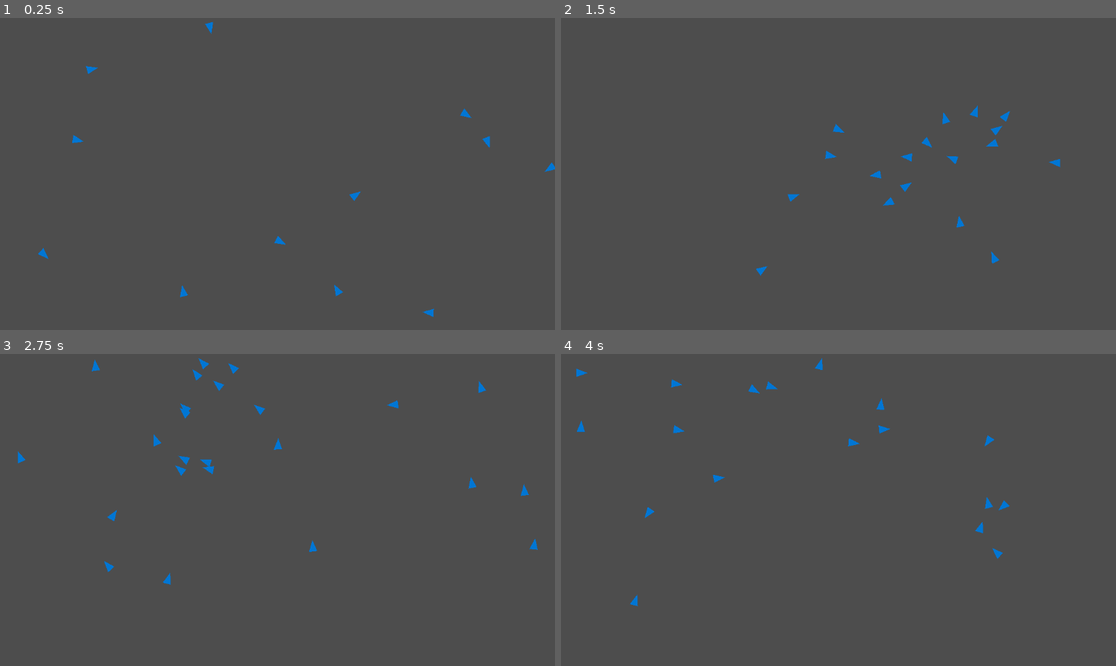
Above: before the commit, frames 1-4 (two rows, left to right).
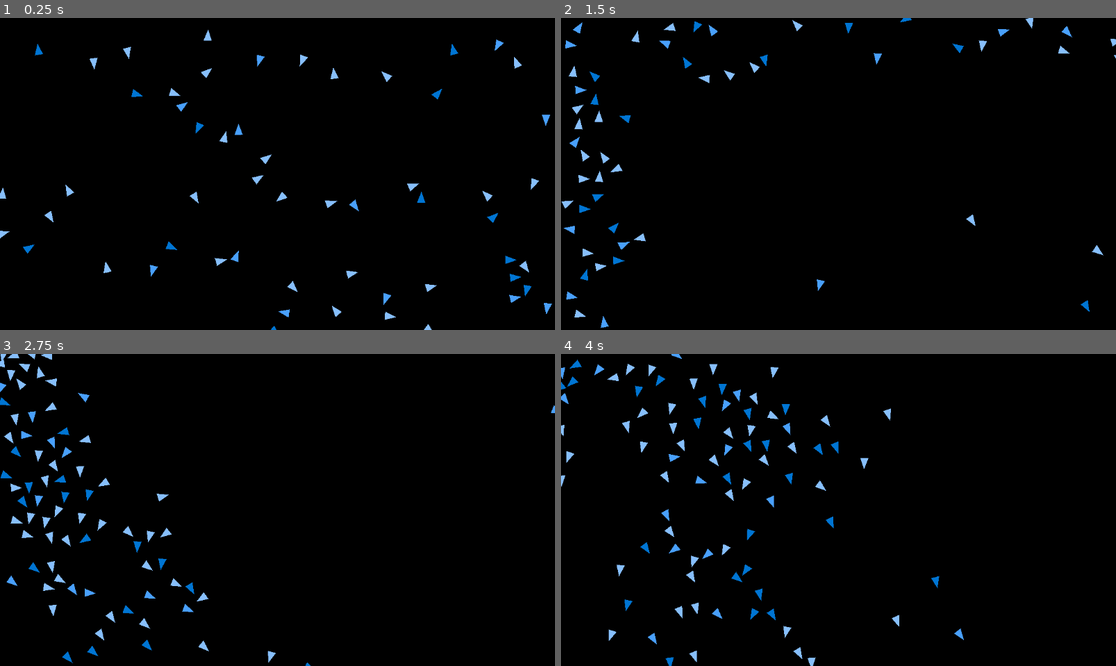
Above: after the commit, the same moments.

Repository: ManjotSingh08x/BoidSimulations
Game: Godot game, scene res://Game.tscn
Same seed, same stepped clock (60 frames per second), same inputs: the game is played once before the commit and once after it.
Inputs (mouse positions are in pixels of both pictures, inside the frame that each line leads up to):
- Up to frame 1 (0.25 s): no input
- Up to frame 2 (1.5 s): move the mouse to (960, 158) at 0.52 s; press the mouse at (960, 158) at 0.53 s; move the mouse to (727, 189) at 1.27 s; release the mouse at (727, 189) at 1.28 s; click (727, 189) at 1.35 s
- Up to frame 3 (2.75 s): move the mouse to (333, 441) at 2.02 s; press the mouse at (333, 441) at 2.03 s
- Up to frame 4 (4 s): move the mouse to (810, 572) at 2.77 s; release the mouse at (810, 572) at 2.78 s; click (810, 572) at 2.85 s; move the mouse to (1005, 556) at 3.52 s; press the mouse at (1005, 556) at 3.53 s

The runs differ from the first frame. In frame 1, 100% of the frame differs, in the area x 0-100%, y 0-100%; in frame 2, 100%; in frame 3, 100%; in frame 4, 100%.

Commit message:
Completed the basic physics logic

Diff:
--- a/Game.tscn
+++ b/Game.tscn
@@ -8,3 +8,9 @@
 
 [node name="Bird" parent="." instance=ExtResource("2_wk6sg")]
 position = Vector2(630, 308)
+
+[node name="ColorRect" type="ColorRect" parent="."]
+z_index = -1
+offset_right = 2780.0
+offset_bottom = 1476.0
+color = Color(0, 0, 0, 1)
--- a/bird.gd
+++ b/bird.gd
@@ -1,18 +1,32 @@
 extends RigidBody2D
-@export var SPEED = 1
-@export var rotation_speed = 50
+@export var SPEED = 200
+@export var MOUSE_STRENGTH = -500
+@export var COHESION_STRENGTH = 200
+@export var ALIGN_STRENGTH = 150
+@export var SEPERATION_STR = 6000
+@export var rotation_speed = 60
 @onready var screen_size = Vector2(1920, 991)
+@export var view_radius = 2
+var max_speed = 700
 var follow_mouse = false
 var num_flock_mates: int = 0
 var flockmates: Array = []
 @onready var game: Node2D = $".."
 @onready var all_birds = []
+@onready var polygon_2d: Polygon2D = $Polygon2D
+
 # Called when the node enters the scene tree for the first time.
 func _ready() -> void:
 	linear_velocity = SPEED*random_unit_vector()
 	var x = randf_range(0, screen_size.x)
 	var y = randf_range(0, screen_size.y)
 	position = Vector2(x,y)
+	if randi() % 3 == 0:
+		polygon_2d.color = Color(0,0.46,0.83,1)
+	elif randi() % 3 == 1:
+		polygon_2d.color = Color(0.29, 0.63, 0.99,1)
+	else:
+		polygon_2d.color = Color(0.53,0.75,0.99,1)
 
 	pass # Replace with function body.
 
@@ -22,22 +36,22 @@
 
 # Called every frame. 'delta' is the elapsed time since the previous frame.
 func _process(delta: float) -> void:
-	for bird in flockmates:
-		if not is_close(bird):
-			flockmates.erase(bird)
-	for bird in all_birds:
-		if is_close(bird):
-			flockmates.append(bird)
-
-	print(len(flockmates))
+	#draw_circle(Vector2(0, 0), view_radius, Color(255, 255, 255))
+	pass
 
 
 func _physics_process(delta: float) -> void:
 	wrap_bird()
+	var total_force:Vector2 = Vector2(0,0)
+	total_force += cohesion_force()
+	total_force += align_force()
+	total_force += seperation_force()
 	if follow_mouse:
-		var direction = (get_global_mouse_position() - global_position).normalized()
-		apply_force(direction * SPEED)
+		total_force += mouse_force()
+
+	apply_force(total_force)
 	rotatebird()
+	linear_velocity = linear_velocity.clamp(Vector2(-max_speed,-max_speed), Vector2(max_speed,max_speed))
 
 func _input(event: InputEvent) -> void:
 	if event is InputEventMouse and event.is_action_pressed("toggle follow"):
@@ -45,11 +59,15 @@
 
 
 func rotatebird():
-	var target_angle = rotation
 	if linear_velocity.length() > 0:
-		target_angle = linear_velocity.angle()
-	var angle_diff = fmod(target_angle - rotation + PI, 2 * PI) - PI
-	angular_velocity = angle_diff * rotation_speed  # Adjust rotation speed
+		var target_angle = linear_velocity.angle()
+		rotation = lerp_angle(rotation, target_angle, 0.1)  # Smooth transition
+#func rotatebird():
+	#var target_angle = rotation
+	#if linear_velocity.length() > 0:
+		#target_angle = linear_velocity.angle()
+	#var angle_diff = fmod(target_angle - rotation, 2 * PI)
+	#angular_velocity = angle_diff * rotation_speed  # Adjust rotation speed
 
 func random_unit_vector():
 	var x = randf_range(-1.0,1.0)
@@ -72,4 +90,53 @@
 	pass
 
 func is_close(other_bird):
-	pass
+	var dist = other_bird.position - position
+	return dist.length_squared() > view_radius * view_radius
+
+func _on_bird_exited(body: Node2D) -> void:
+	flockmates.erase(body)
+	pass # Replace with function body.
+
+func _on_bird_entered(body: Node2D) -> void:
+	flockmates.append(body)
+	pass # Replace with function body.
+
+func mouse_force():
+	var direction = (get_global_mouse_position() - global_position)
+	if direction.length() > 0:
+		direction = direction.normalized()
+
+	return direction*MOUSE_STRENGTH
+
+func cohesion_force():
+	var total_position = Vector2(0,0)
+	var length = len(flockmates)
+	if length > 1:
+		for flockmate in flockmates:
+			total_position += flockmate.position
+		var average_position = (total_position / length - position).normalized()
+		return average_position * COHESION_STRENGTH
+	return Vector2(0,0)
+
+func align_force():
+	var total_direction = Vector2(0,0)
+	var length = len(flockmates)
+	if length > 1:
+		for flockmate in flockmates:
+			total_direction += flockmate.linear_velocity
+		var average_direction= (total_direction).normalized()
+		#print(average_direction
+		return (average_direction) * ALIGN_STRENGTH
+	return Vector2(0,0)
+
+
+func seperation_force():
+	var total_direction = Vector2(0,0)
+	var length = len(flockmates)
+	if length > 0:
+		for flockmate in flockmates:
+			var diff: Vector2 = position - flockmate.position
+			total_direction += diff / (diff.length_squared() + 0.001)
+		#print(total_direction)
+		return total_direction * SEPERATION_STR
+	return Vector2(0,0)
--- a/bird.tscn
+++ b/bird.tscn
@@ -1,19 +1,21 @@
-[gd_scene load_steps=3 format=3 uid="uid://dwko0i8gbwys4"]
+[gd_scene load_steps=4 format=3 uid="uid://dwko0i8gbwys4"]
 
 [ext_resource type="Script" path="res://bird.gd" id="1_d8d7q"]
 
 [sub_resource type="CircleShape2D" id="CircleShape2D_dbcl5"]
-radius = 138.014
+radius = 160.05
 
-[node name="Bird" type="RigidBody2D"]
-mass = 0.001
+[sub_resource type="CircleShape2D" id="CircleShape2D_4vgy7"]
+radius = 16.7631
+
+[node name="RigidBody2D" type="RigidBody2D"]
 gravity_scale = 0.0
 script = ExtResource("1_d8d7q")
 
 [node name="Polygon2D" type="Polygon2D" parent="."]
 rotation = -0.5657
 scale = Vector2(0.431756, 0.431756)
-color = Color(0, 0.466113, 0.83327, 1)
+color = Color(0.53643, 0.755672, 0.999998, 1)
 polygon = PackedVector2Array(-0.871042, -26.6128, -22.3113, 7.15573, 33, 22)
 
 [node name="ViewArea" type="Area2D" parent="."]
@@ -21,5 +23,8 @@
 [node name="CollisionShape2D" type="CollisionShape2D" parent="ViewArea"]
 shape = SubResource("CircleShape2D_dbcl5")
 
-[connection signal="body_entered" from="ViewArea" to="." method="_on_view_area_body_entered"]
-[connection signal="body_exited" from="ViewArea" to="." method="_on_view_area_body_exited"]
+[node name="CollisionShape2D" type="CollisionShape2D" parent="."]
+shape = SubResource("CircleShape2D_4vgy7")
+
+[connection signal="body_entered" from="ViewArea" to="." method="_on_bird_entered"]
+[connection signal="body_exited" from="ViewArea" to="." method="_on_bird_exited"]
--- a/game.gd
+++ b/game.gd
@@ -1,7 +1,7 @@
 extends Node2D
 var screen_size = Vector2(1920, 991)
 var BirdScene = preload("res://bird.tscn")
-@export var count:int = 30
+@export var count:int = 150
 # Called when the node enters the scene tree for the first time.
 func _ready() -> void:
 	spawn_birds(count - 1)
--- a/project.godot
+++ b/project.godot
@@ -22,3 +22,7 @@
 "events": [null, Object(InputEventMouseButton,"resource_local_to_scene":false,"resource_name":"","device":-1,"window_id …(259 unchanged characters)…
 ]
 }
+
+[physics]
+
+3d/default_gravity=0.0
